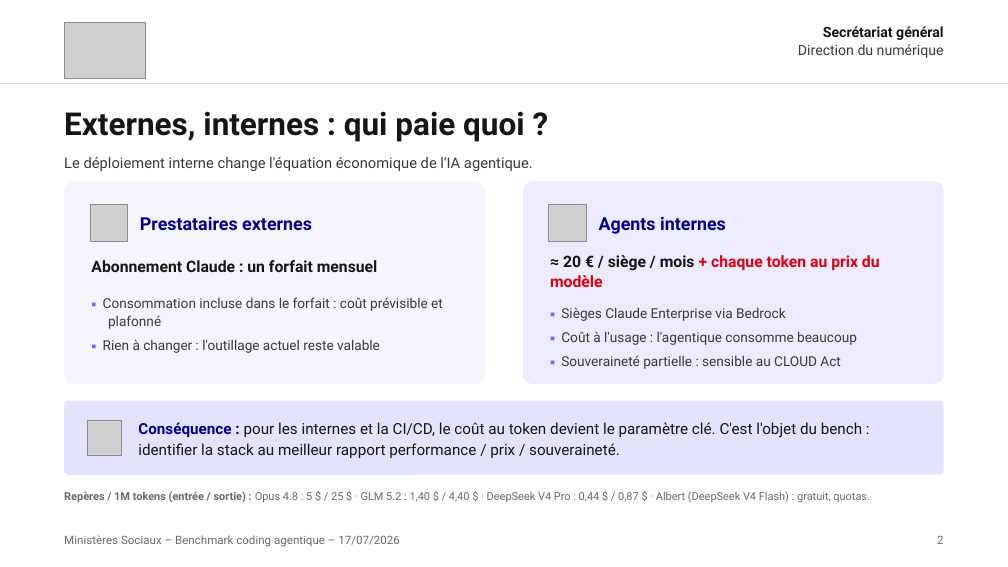
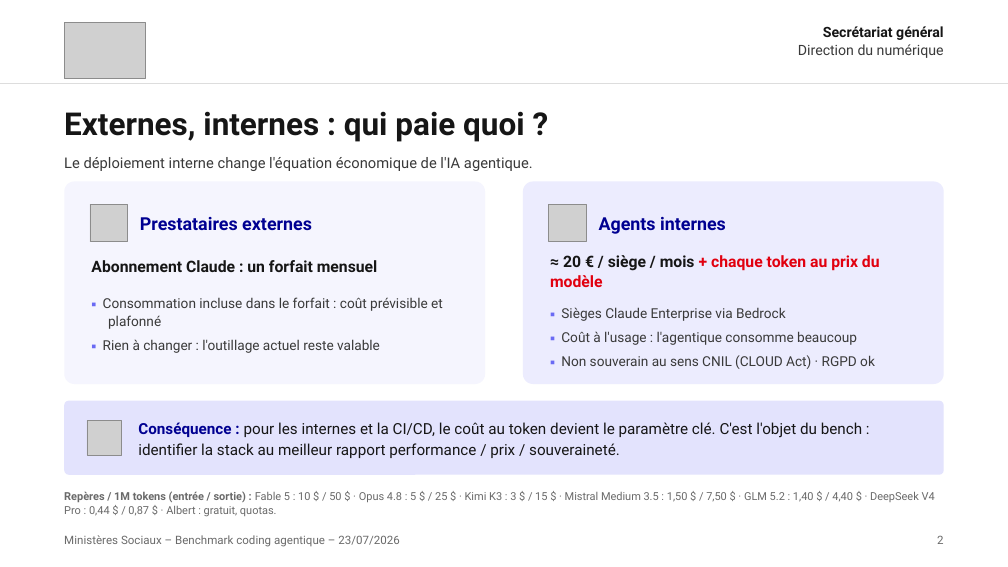
Before and after one commit to SocialGouv/transfo-ia, a slide deck: slide 2 of Livrables/benchHarness/Bench_Coding-Agentique.pptx. Drawn at 1008x567 pixels with LibreOffice and Linux fonts; fonts in the diff are those of the drawing; grey boxes stand for pictures. Boxes give left, top, right and bottom in pixels: in the first picture for what was removed or moved away, otherwise in the second. Text is boxed around its words. In the diff, an @@ line names an element or a change of style, - is before the commit and + after.

```diff
--- a/Livrables/benchHarness/Bench_Coding-Agentique.pptx
+++ b/Livrables/benchHarness/Bench_Coding-Agentique.pptx
@@ text at box(561, 355, 875, 369): text changed @@
-▪ Souveraineté partielle : sensible au CLOUD Act
+▪ Non souverain au sens CNIL (CLOUD Act) · RGPD ok
@@ text at box(64, 491, 935, 516): text changed @@
-Repères / 1M tokens (entrée / sortie) : Opus 4.8 : 5 $ / 25 $ · GLM 5.2 : 1,40 $ / 4,40 $ · DeepSeek V4 Pro : 0,44 $ / 0,87 $ · Albert (DeepSeek V4 Flash) : gratuit, quotas.
+Repères / 1M tokens (entrée / sortie) : Fable 5 : 10 $ / 50 $ · Opus 4.8 : 5 $ / 25 $ · Kimi K3 : 3 $ / 15 $ · Mistral Medium 3.5 : 1,50 $ / 7,50 $ · GLM 5.2 : 1,40 $ / 4,40 $ · DeepSeek V4 Pro : 0,44 $ / 0,87 $ · Albert : gratuit, quotas.
@@ text at box(64, 535, 400, 547): text changed @@
-Ministères Sociaux – Benchmark coding agentique – 17/07/2026
+Ministères Sociaux – Benchmark coding agentique – 23/07/2026
```
Also in this commit, not shown: 2 other slides changed, 11 other files.
